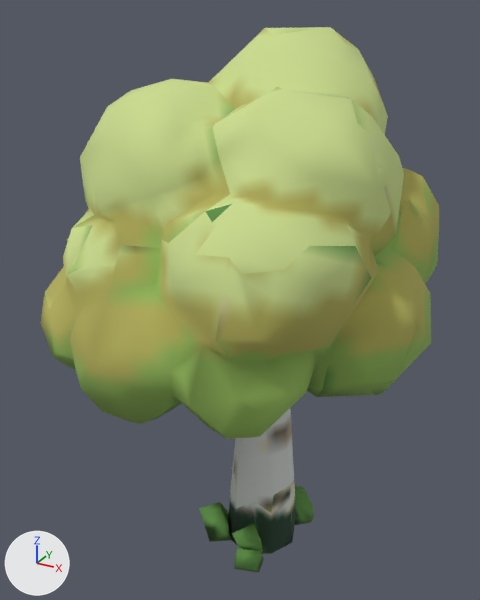
Two versions of the glTF model public/models/tree-birch.glb, one commit apart.
Both versions are drawn from a camera (50 mm lens) standing at (0.531, -1.005, 0.527) and looking at (-0.022, 0.0, 0.024). The lights are fixed; the arrows at lower left show +X, +Y and +Z. The picture after the commit comes second. Where no turn or scale is listed for an object, it has been applied to the vertices. Vertices at exactly the same position are counted once.

The first picture shows 'tripo_node_800213d1-b4c1-4a42-a7c9-eb5c12de51ce'.
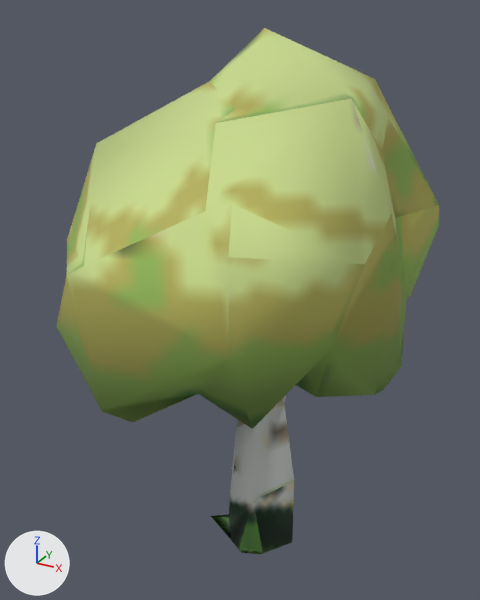
Where the newer file only moved an object's origin or applied its transform, the numbers keep the older frame.

Patch to the scene script:
```diff
--- a/public/models/tree-birch.glb.py
+++ b/public/models/tree-birch.glb.py
@@ me_tripo_mesh_800213d1_b4c1_4a42_a7c9_eb5c12de51ce @@
 # used by ob_tripo_node_800213d1_b4c1_4a42_a7c9_eb5c12de51ce; location = (0.0, 0.0, 0.0)
-me_tripo_mesh_800213d1_b4c1_4a42_a7c9_eb5c12de51ce.from_pydata(...)  # 758 vertices, 1528 faces; spans x -0.347..0.347, y -0.383..0.383, z -0.5..0.5
+me_tripo_mesh_800213d1_b4c1_4a42_a7c9_eb5c12de51ce.from_pydata(...)  # 154 vertices, 320 faces; spans x -0.312..0.305, y -0.348..0.332, z -0.5..0.498
+# me_tripo_mesh_800213d1_b4c1_4a42_a7c9_eb5c12de51ce part 1: 604 vertices removed from x -0.347..0.347, y -0.383..0.383, z -0.499..0.5
 me_tripo_mesh_800213d1_b4c1_4a42_a7c9_eb5c12de51ce.materials.append(mat_tripo_material_800213d1_b4c1_4a42_a7c9_eb5c12de51ce)
```

What differs and where, as boxes (x1, y1, x2, y2) in the pictures (480 x 600 px):
'tripo_node_800213d1-b4c1-4a42-a7c9-eb5c12de51ce', reshaped
    before: (41, 27, 439, 573)
    after: (57, 28, 439, 554)
part 1 of me_tripo_mesh_800213d1_b4c1_4a42_a7c9_eb5c12de51ce, deleted
    before: (41, 27, 439, 573)
